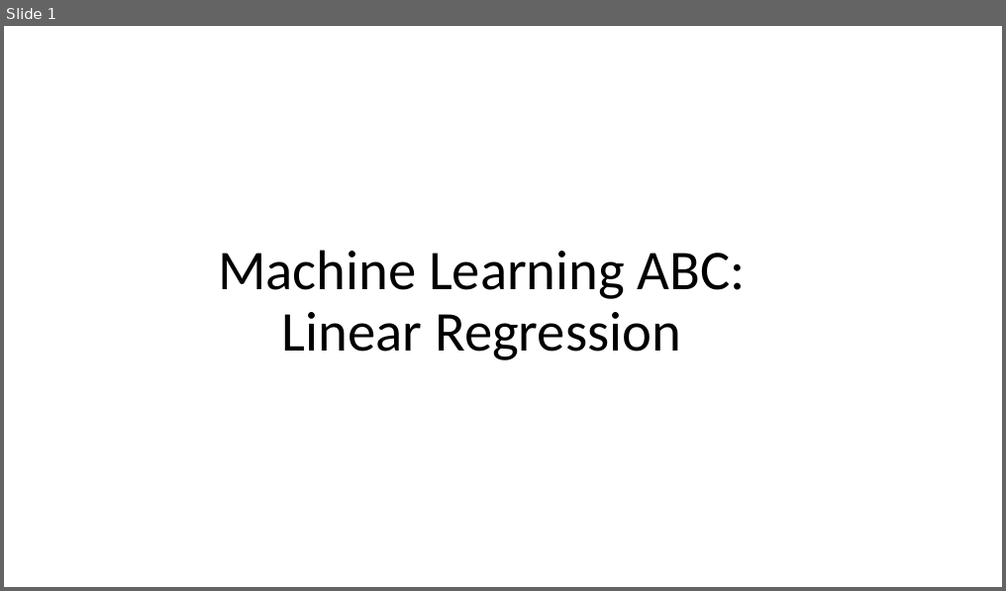
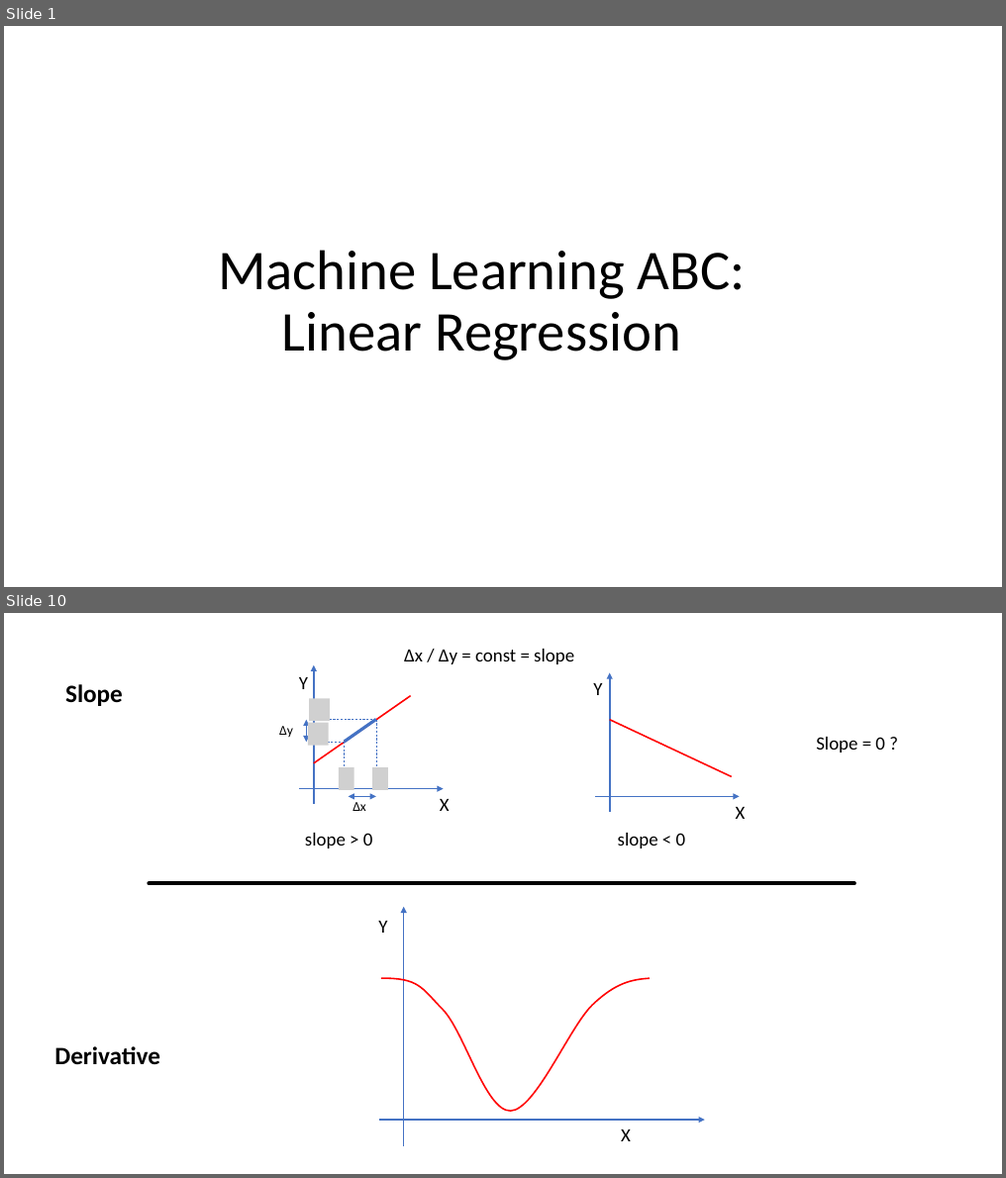
Before and after one commit to lekhasy/ML-presentation, a slide deck: presentation.pptx. Shown one above the other, each under a label of ours: slide 1 before the commit, slides 1 and 10 after it; the slides between them are not shown. The pictures are 1006x591 and 1006x1178 pixels, drawn with LibreOffice and Linux fonts; fonts in the diff are those of the drawing; grey boxes stand for pictures. Boxes give left, top, right and bottom in pixels: in the first picture for what was removed or moved away, otherwise in the second. Text is boxed around its words. In the diff, an @@ line names an element or a change of style, - is before the commit and + after.

```diff
--- a/presentation.pptx
+++ b/presentation.pptx
@@ slide 10 added at bbox=[4, 613, 1002, 1174], background #FFFFFF @@
@@ text added at bbox=[404, 649, 574, 664], 18 pt, text #000000 @@
+Δx / Δy = const = slope
@@ text added at bbox=[65, 684, 123, 706], 24 pt, text #000000, bold @@
+Slope
@@ group added at bbox=[299, 665, 450, 811]: 2 arrows, 2 texts, 1 line @@
+X
+Y
@@ picture added at bbox=[309, 698, 330, 721] @@
@@ group added at bbox=[593, 672, 746, 819]: 2 arrows, 2 texts, 1 line @@
+X
+Y
@@ text added at bbox=[279, 726, 293, 737], 13 pt, text #000000 @@
+Δy
@@ double arrow added from (307, 720) to (307, 742), #4472C4 0.5 pt @@
@@ picture added at bbox=[308, 722, 329, 745] @@
@@ line added from (376, 720) to (314, 720), #4472C4 0.5 pt dashed @@
@@ line added from (345, 742) to (376, 719), #4472C4 3 pt @@
@@ line added from (376, 720) to (376, 789), #4472C4 0.5 pt dashed @@
@@ line added from (345, 742) to (314, 742), #4472C4 0.5 pt dashed @@
@@ line added from (345, 742) to (345, 789), #4472C4 0.5 pt dashed @@
@@ text added at bbox=[816, 737, 885, 753], 18 pt, text #000000 @@
+Slope = 0 ?
@@ picture added at bbox=[339, 767, 354, 789] @@
@@ picture added at bbox=[372, 767, 388, 789] @@
@@ double arrow added from (349, 796) to (376, 796), #4472C4 0.5 pt @@
@@ text added at bbox=[352, 799, 366, 811], 13 pt, text #000000 @@
+Δx
@@ text added at bbox=[305, 833, 373, 849], 18 pt, text #000000 @@
+slope > 0
@@ text added at bbox=[618, 833, 686, 849], 18 pt, text #000000 @@
+slope < 0
@@ line added from (149, 884) to (854, 884), #000000 3.5 pt @@
@@ group added at bbox=[378, 907, 705, 1147]: 2 arrows, 2 texts, 1 freeform shape @@
+X
+Y
@@ text added at bbox=[54, 1047, 160, 1064], 24 pt, text #000000, bold @@
+Derivative
```
Also in this commit, not shown: 4 slides changed, 7 other slides added, 2 slides removed.
